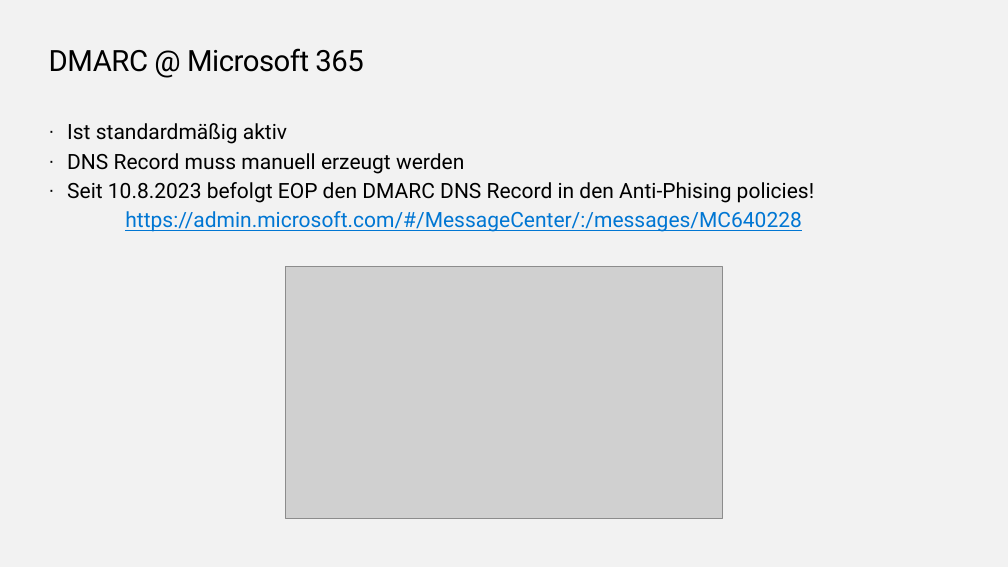
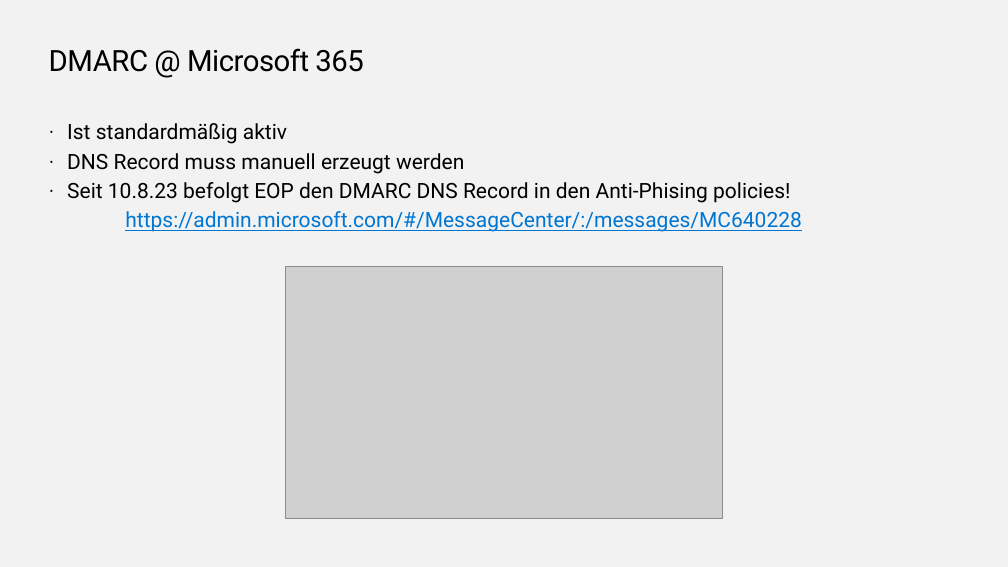
Before and after one commit to EnterpriseTrainingCenter/ExchangeServer, a slide deck: slide 32 of SMEXOP/SMEXOP_V1.0.pptx (slide 34 before the commit). Drawn at 1008x567 pixels with LibreOffice and Linux fonts; fonts in the diff are those of the drawing; grey boxes stand for pictures; background and template pictures are left out. Boxes give left, top, right and bottom in pixels: in the first picture for what was removed or moved away, otherwise in the second. Text is boxed around its words. In the diff, an @@ line names an element or a change of style, - is before the commit and + after.

```diff
--- a/SMEXOP/SMEXOP_V1.0.pptx
+++ b/SMEXOP/SMEXOP_V1.0.pptx
@@ text at [67, 182, 790, 203]: text changed @@
-· Seit 10.8.2023 befolgt EOP den DMARC DNS Record in den Anti-Phising policies!
+· Seit 10.8.23 befolgt EOP den DMARC DNS Record in den Anti-Phising policies!
```
Also in this commit, not shown: 7 other slides changed, 4 slides removed.
